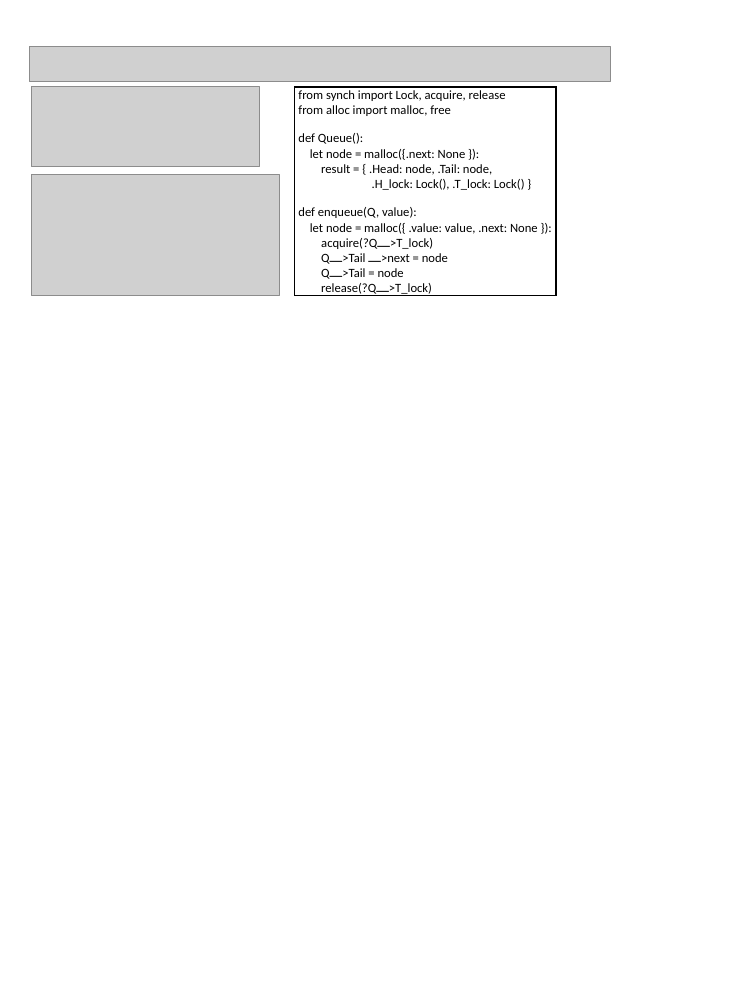
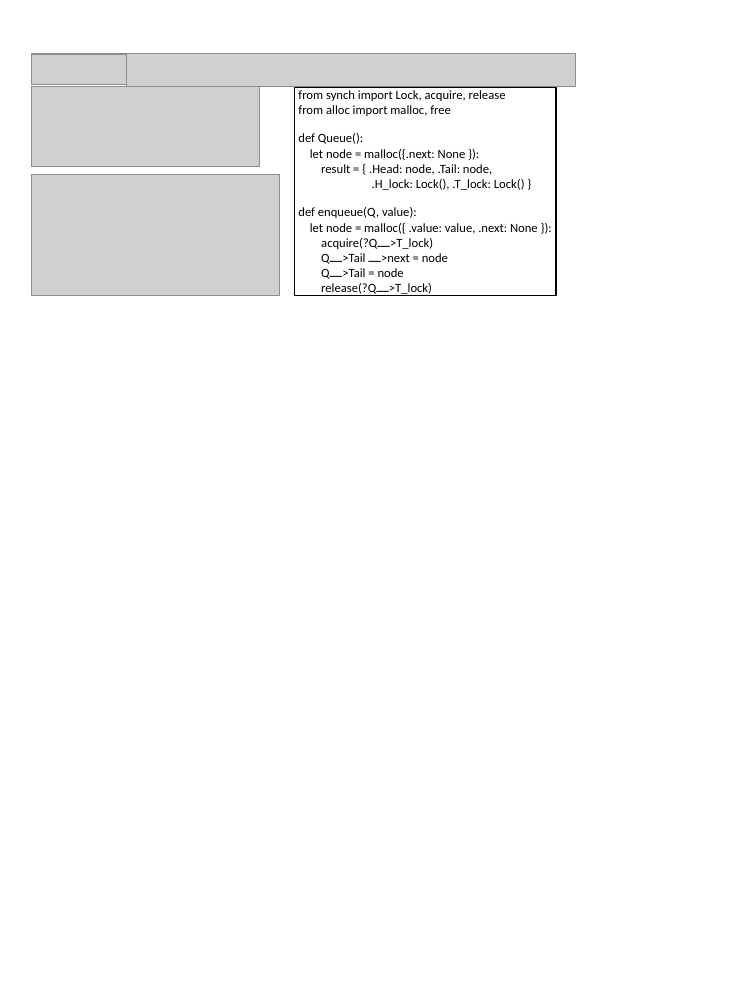
Before and after one commit to harmonylang/harmony, a slide deck: slide 1 of paper/MS.pptx. Drawn at 756x1008 pixels with LibreOffice and Linux fonts; fonts in the diff are those of the drawing; grey boxes stand for pictures. Boxes give left, top, right and bottom in pixels: in the first picture for what was removed or moved away, otherwise in the second. Text is boxed around its words. In the diff, an @@ line names an element or a change of style, - is before the commit and + after.

```diff
--- a/paper/MS.pptx
+++ b/paper/MS.pptx
@@ picture added at [31,54,126,86] @@
@@ picture: place and size @@
-picture at [29,46,610,82]
+picture at [127,53,577,87]
```
Also in this commit, not shown: 5 other files.
